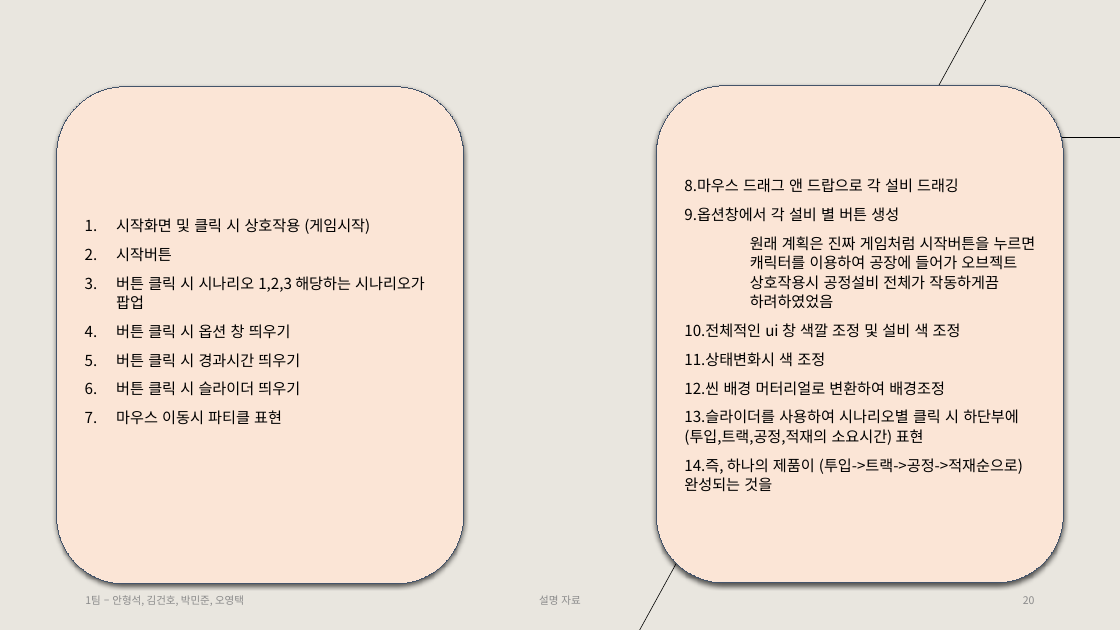
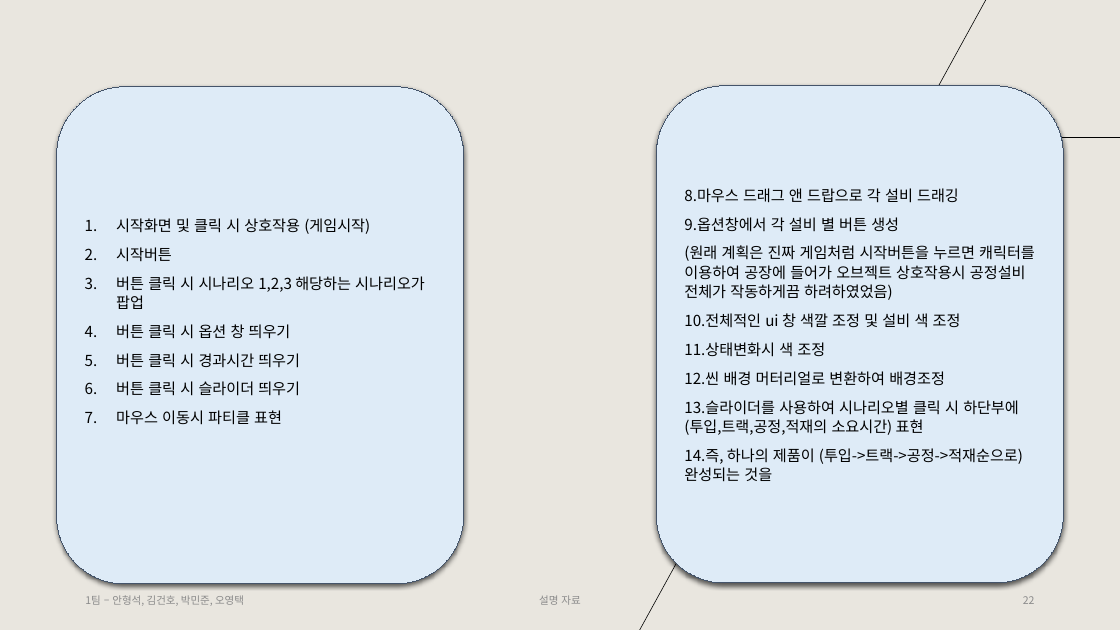
Before and after one commit to Tentailsahri/DT_FINAL_Project, a slide deck: slide 22 of 문서/시나리오에 따른 공정 시뮬레이션 발표 - 김건호.pptx (slide 20 before the commit). Drawn at 1120x630 pixels with LibreOffice and Linux fonts; fonts in the diff are those of the drawing. Boxes give left, top, right and bottom in pixels: in the first picture for what was removed or moved away, otherwise in the second. Text is boxed around its words. In the diff, an @@ line names an element or a change of style, - is before the commit and + after.

```diff
--- a/문서/시나리오에 따른 공정 시뮬레이션 발표 - 김건호.pptx
+++ b/문서/시나리오에 따른 공정 시뮬레이션 발표 - 김건호.pptx
@@ rounded rectangle "시작화면 및 클릭 시 상호작용 ..." at (x1=56, y1=87, x2=464, y2=584): fill #FBE5D6 to #DEEBF7 @@
@@ rounded rectangle "8.마우스 드래그 앤 드랍으로 각 ..." at (x1=656, y1=86, x2=1064, y2=583): fill #FBE5D6 to #DEEBF7 @@
@@ text in rounded rectangle at (x1=684, y1=245, x2=1035, y2=300): text changed @@
-원래 계획은 진짜 게임처럼 시작버튼을 누르면 캐릭터를 이용하여 공장에 들어가 오브젝트 상호작용시 공정설비 전체가 작동하게끔 하려하였었음
+(원래 계획은 진짜 게임처럼 시작버튼을 누르면 캐릭터를 이용하여 공장에 들어가 오브젝트 상호작용시 공정설비 전체가 작동하게끔 하려하였었음)
@@ page number at (x1=1023, y1=596, x2=1035, y2=604): text changed @@
-20
+22
```
Also in this commit, not shown: 5 other slides changed, 5 slides added, 1 other file.
